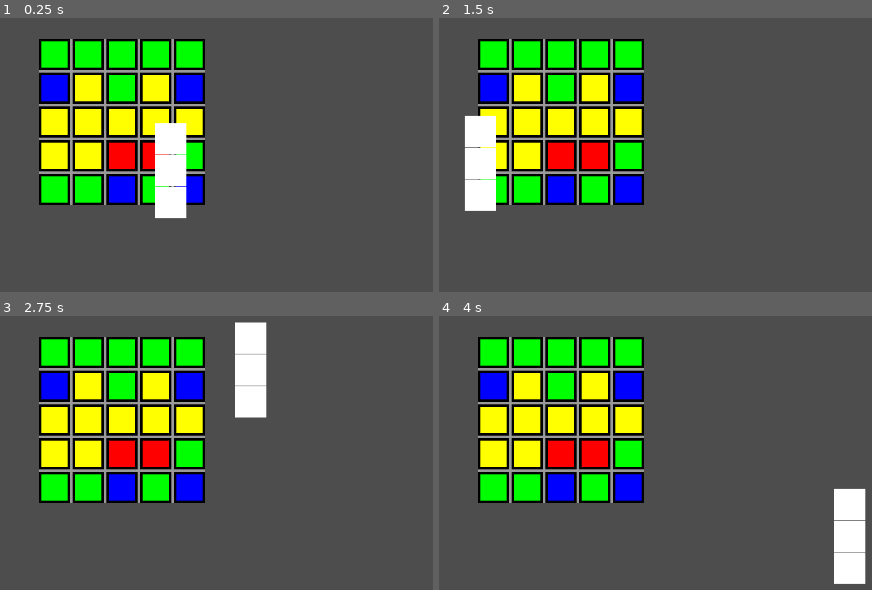
Above: before the commit, frames 1-4 (two rows, left to right).
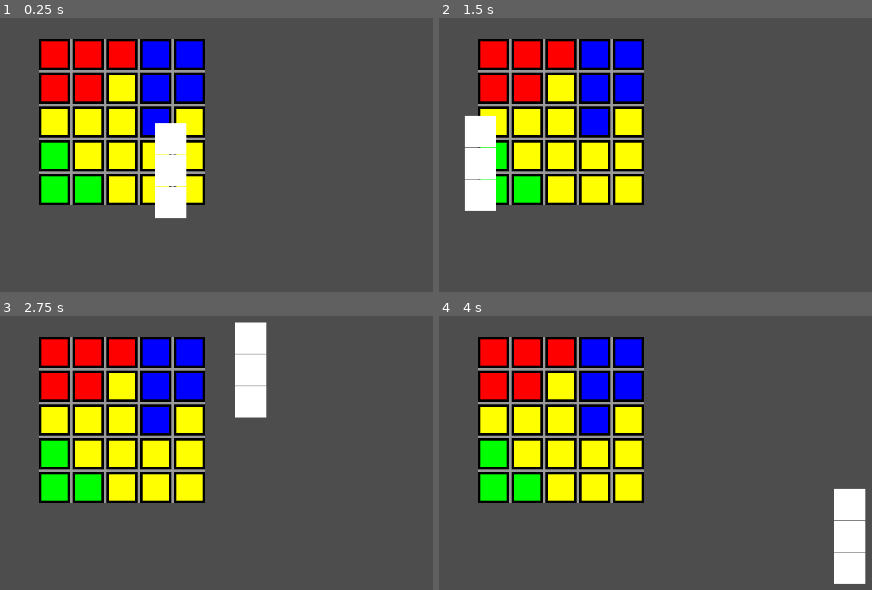
Above: after the commit, the same moments.

Repository: tomvy2000/BlockBattle
Game: Godot game, scene res://_main/scenes/main.tscn
Same seed, same stepped clock (60 frames per second), same inputs: the game is played once before the commit and once after it.
Inputs (mouse positions are in pixels of both pictures, inside the frame that each line leads up to):
- Up to frame 1 (0.25 s): no input
- Up to frame 2 (1.5 s): tap Enter at 0.5 s; move the mouse to (737, 100) at 0.52 s; click (737, 100) at 0.67 s; tap Space at 1.25 s; drag from (outside the picture) to (495, 53) at 1.27 s
- Up to frame 3 (2.75 s): tap Enter at 2 s; move the mouse to (203, 321) at 2.02 s; click (203, 321) at 2.17 s
- Up to frame 4 (4 s): tap Space at 2.75 s; drag from (521, 510) to (525, 351) at 2.77 s; tap Enter at 3.5 s; move the mouse to (802, 488) at 3.52 s; click (802, 488) at 3.67 s

The runs differ from the first frame. In frame 1, 9.1% of the frame differs, in the area x 9-47%, y 8-68%; in frame 2, 10%; in frame 3, 10%; in frame 4, 10%.

Commit message:
flood fill algorithm

Diff:
--- a/_main/scenes/board.gd
+++ b/_main/scenes/board.gd
@@ -5,12 +5,125 @@
 
 @onready var board_grid: GridContainer = $MarginContainer/BoardGrid
 const TILE = preload("res://_main/scenes/tile.tscn")
+
+var tiles = []
+var matrix = []
+
 func _ready() -> void:
+	create_colored_matrix(height, width)
 	board_grid.columns = width
 	for i in range(width * height):
 		var tile_scene: Tile = TILE.instantiate()
 		board_grid.add_child(tile_scene)
-		tile_scene.set_type(randi_range(0, 3))
+		match matrix[i]:
+			"red":
+				tile_scene.set_type(0)
+			"green":
+				tile_scene.set_type(1)
+			"blue":
+				tile_scene.set_type(2)
+			"yellow":
+				tile_scene.set_type(3)
+
+		#tile_scene.set_type(randi_range(0, 3))
+	tiles = board_grid.get_children()
+	#set_corner_color()
 
 func init() -> void:
-	pass
+	var matrix: Array[String] = []
+	for i in range(width * height):
+		matrix.append("")
+
+	## Set corner color
+	matrix[0] = "red"
+	matrix[-1] = "yellow"
+	matrix[width - 1] = "green"
+	matrix[width * height - width] = "blue"
+
+func set_corner_color() -> void:
+	tiles[0].set_type(Tile.TYPE.ATTACK) #upper-left corner
+	tiles[-1].set_type(Tile.TYPE.EVADE) #lower-right corner
+	tiles[width - 1].set_type(Tile.TYPE.HEAL) #upper-right corner
+	tiles[width * height - width].set_type(Tile.TYPE.DEFEND) #lower-left corner
+
+func create_colored_matrix(rows: int, cols: int) -> Array:
+	# Initialize the matrix as a 1D array with empty values
+	for i in range(rows * cols):
+		matrix.append('')
+
+	# Define corner colors
+	var corner_colors = {
+		0: 'red',                      # upper-left
+		cols - 1: 'green',             # upper-right
+		(rows - 1) * cols: 'blue',     # lower-left
+		rows * cols - 1: 'yellow'      # lower-right
+	}
+
+	# Assign corner colors
+	for index in corner_colors:
+		matrix[index] = corner_colors[index]
+
+	# Calculate the maximum area for each region to ensure even distribution
+	var total_cells = rows * cols
+	#var color_limits = total_cells / 4
+
+	# Spread colors from the corners with a limited area
+	var colored = 0
+	for index in corner_colors:
+		var color_limits = randi_range(2, 6)
+		if index == rows * cols - 1:
+			color_limits = rows * cols - colored
+		colored += color_limits
+		flood_fill(index, corner_colors[index], color_limits)
+
+	# Fill remaining slots randomly with available colors
+	var remaining_colors = ['red', 'green', 'blue', 'yellow']
+	for i in range(rows * cols):
+		if matrix[i] == '':
+			matrix[i] = remaining_colors[randi() % remaining_colors.size()]
+
+	return matrix
+
+# Flood fill function to spread the color within a limited area
+func flood_fill(index: int, color: String, limit: int) -> void:
+	var stack = [index]
+	var visited = sett(stack)
+	var area = 0
+	while stack.size() > 0 and area < limit:
+		var current = stack.pop_back()
+		for neighbor in get_neighbors(current):
+			if matrix[neighbor] == '' and neighbor not in visited:
+				matrix[neighbor] = color
+				stack.append(neighbor)
+				visited.append(neighbor)
+				area += 1
+				if area >= limit:
+					break
+
+# Helper function to get neighboring cells in the 1D array
+func get_neighbors(index: int) -> Array:
+	var neighbors = []
+	var r = index / width
+	var c = index % width
+	if r > 0:
+		neighbors.append(index - width)       # Up
+	if r < height - 1:
+		neighbors.append(index + width)       # Down
+	if c > 0:
+		neighbors.append(index - 1)          # Left
+	if c < width - 1:
+		neighbors.append(index + 1)          # Right
+	return neighbors
+
+func print_matrix(matrix: Array, rows: int, cols: int) -> void:
+	for r in range(rows):
+		var row = []
+		for c in range(cols):
+			row.append(matrix[r * cols + c])
+		print(row)
+
+func sett(arr):
+	var hash = {}
+	for element in arr:
+		hash[element] = true
+	return hash.keys()
